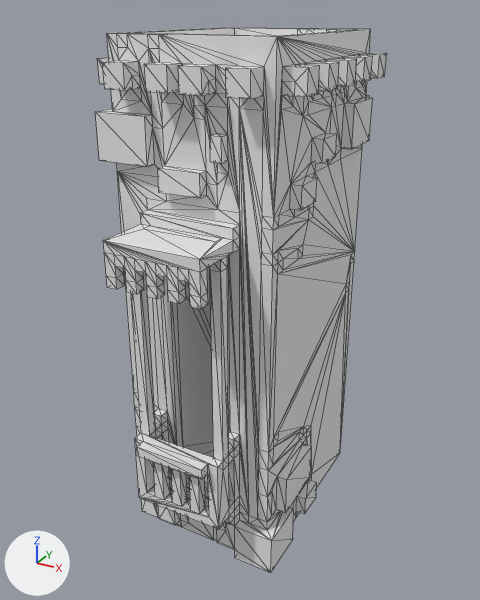
Two versions of the OBJ model Assets/New/Assets/Voxel2/Tiny Building/Package/TinyBuilding01.obj, one commit apart.
One viewpoint serves both versions: a 50 mm lens placed at (2.87, -5.27, 4.98), pointed at (-0.03, -0.01, 2.35). Lighting does not change. The marker at lower left points along +X, +Y and +Z. The first picture is the older version. Mesh edges are drawn as thin lines. Where no turn or scale is listed for an object, it has been applied to the vertices.

Objects in the first picture: 'SmallBuilding05'.
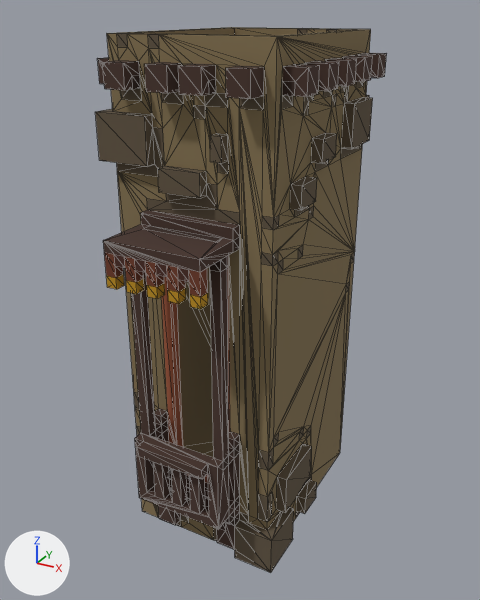
The change, as a list of edits to the scene's bpy script:
```text
Add img_tinybuilding01_png:
    img_tinybuilding01_png = load_image('TinyBuilding01.png', 'TinyBuilding01.png', 256, 1, 'sRGB')
Change mat_palette:
    remove mat_palette.base_color = (0.8, 0.8, 0.8)  # white #e7e7e7
    add mat_palette.texture = img_tinybuilding01_png
```

Where the change shows, as pixel boxes [x1, y1, x2, y2] in the pictures (480 x 600 px):
'SmallBuilding05', surface changed (white to brown): [95, 27, 387, 573] in both
